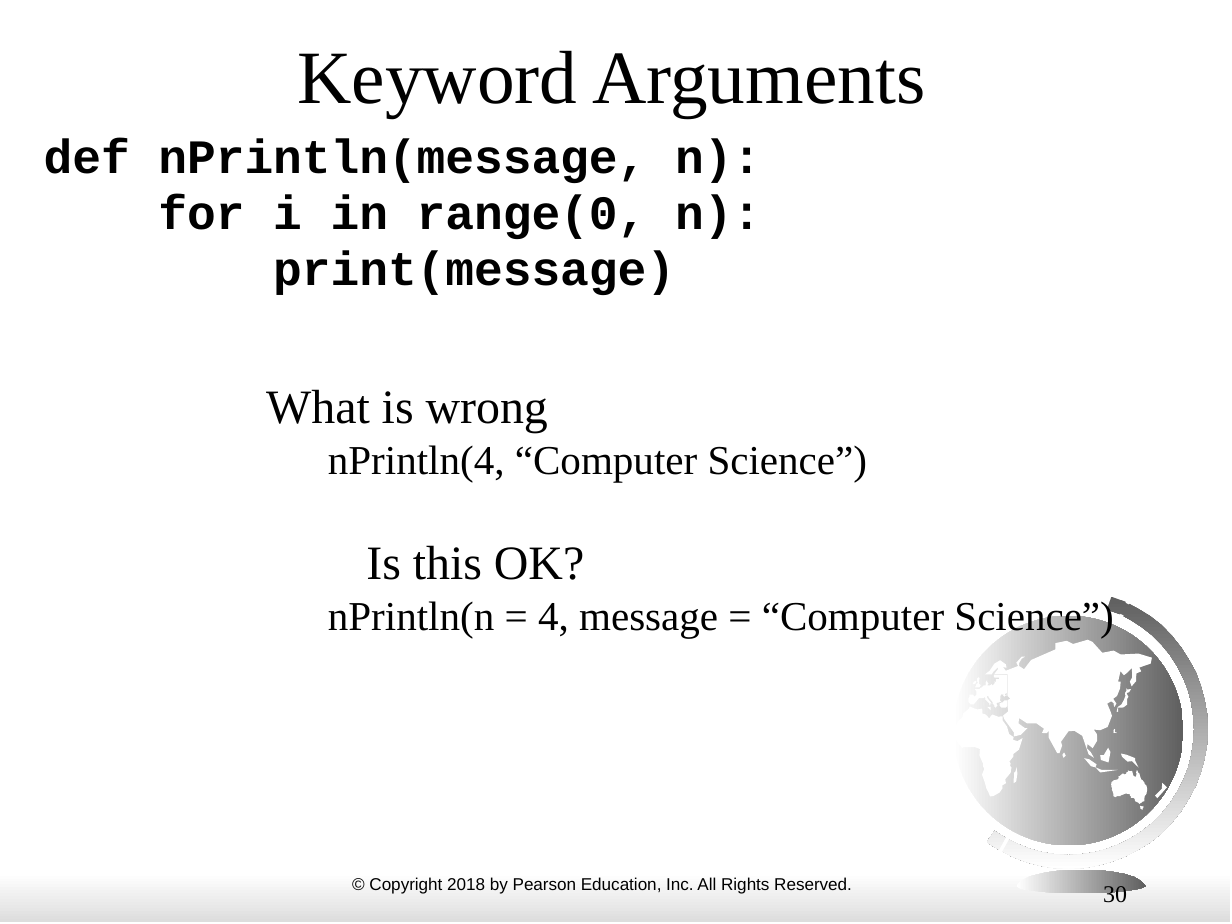
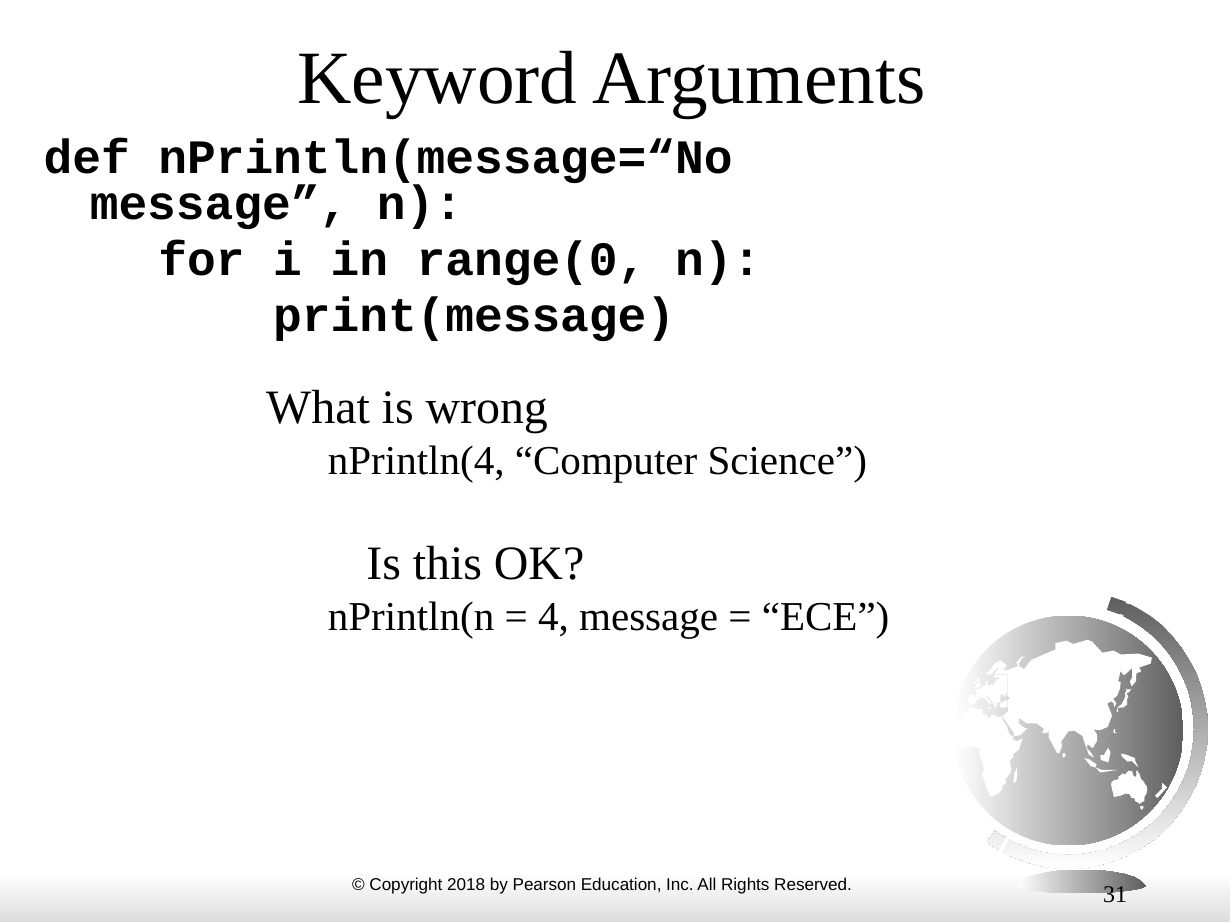
Before and after one commit to alp1991/ECE3_FALL24, a slide deck: slide 31 of ppt_slides/Chapter 06 Functions.pptx (slide 30 before the commit). Drawn at 1232x924 pixels with LibreOffice and Linux fonts; fonts in the diff are those of the drawing. Boxes give left, top, right and bottom in pixels: in the first picture for what was removed or moved away, otherwise in the second. Text is boxed around its words. In the diff, an @@ line names an element or a change of style, - is before the commit and + after.

```diff
--- a/ppt_slides/Chapter 06 Functions.pptx
+++ b/ppt_slides/Chapter 06 Functions.pptx
@@ text at [44,139,732,229]: text changed @@
-def nPrintln(message, n):
+def nPrintln(message=“No message”, n):
@@ text at [328,601,890,638]: text changed @@
-  nPrintln(n = 4, message = “Computer Science”)
+  nPrintln(n = 4, message = “ECE”)
@@ page number at [1103,883,1127,908]: text changed @@
-30
+31
```
Also in this commit, not shown: 1 other slide changed, 2 slides added.
